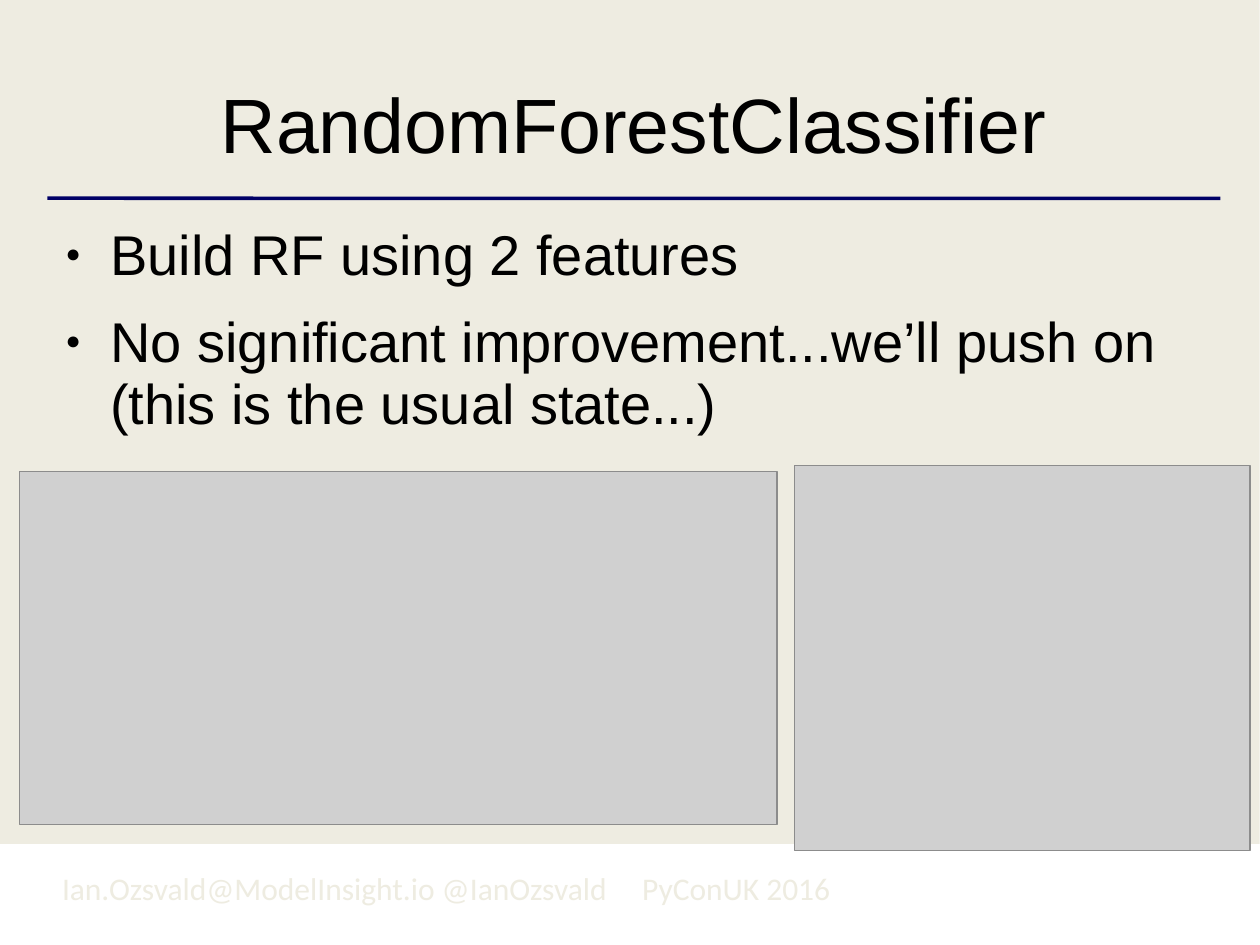
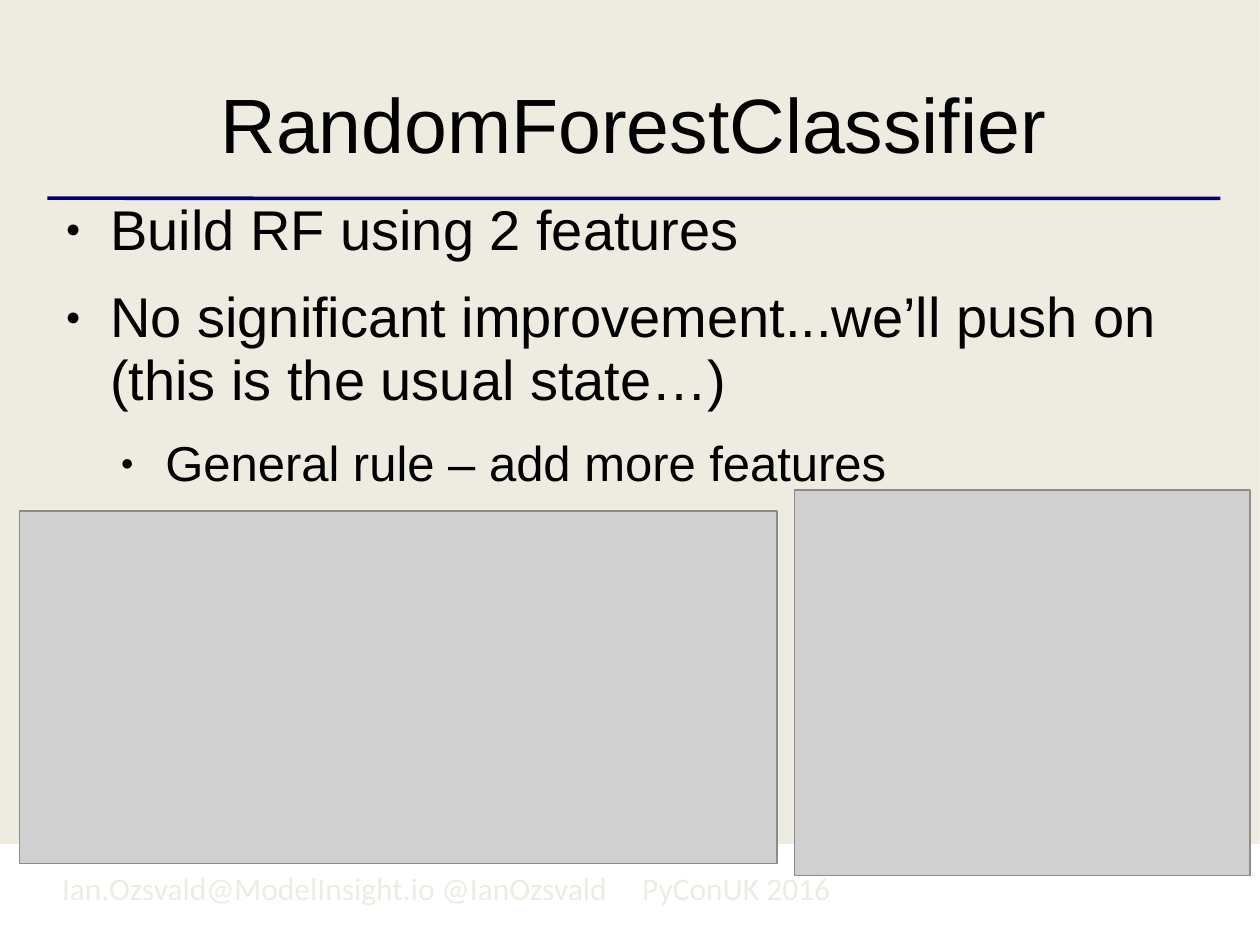
Before and after one commit to ianozsvald/pyconuk_using_sklearn_classification, a slide deck: slide 12 of PyConUK2016_ML_Ian.odp (slide 11 before the commit). Drawn at 1260x945 pixels with LibreOffice and Linux fonts; fonts in the diff are those of the drawing; grey boxes stand for pictures; background and template pictures are left out. Boxes give left, top, right and bottom in pixels: in the first picture for what was removed or moved away, otherwise in the second. Text is boxed around its words. In the diff, an @@ line names an element or a change of style, - is before the commit and + after.

```diff
--- a/PyConUK2016_ML_Ian.odp
+++ b/PyConUK2016_ML_Ian.odp
@@ text "Build RF using 2 features": place and size @@
-text "Build RF using 2 features" at box(110, 234, 1155, 435)
+text "Build RF using 2 features" at box(110, 209, 1155, 491)
@@ text at box(110, 296, 1155, 491): text changed @@
-● No significant improvement...we’ll push on (this is the usual state...)
+● No significant improvement...we’ll push on (this is the usual state…)
+  ● General rule – add more features
@@ picture: place and size @@
-picture at box(794, 465, 1250, 850)
+picture at box(794, 490, 1250, 876)
@@ picture: place and size @@
-picture at box(20, 471, 777, 824)
+picture at box(20, 512, 777, 864)
```
Also in this commit, not shown: 10 other slides changed, 1 slide added, 2 other files.
